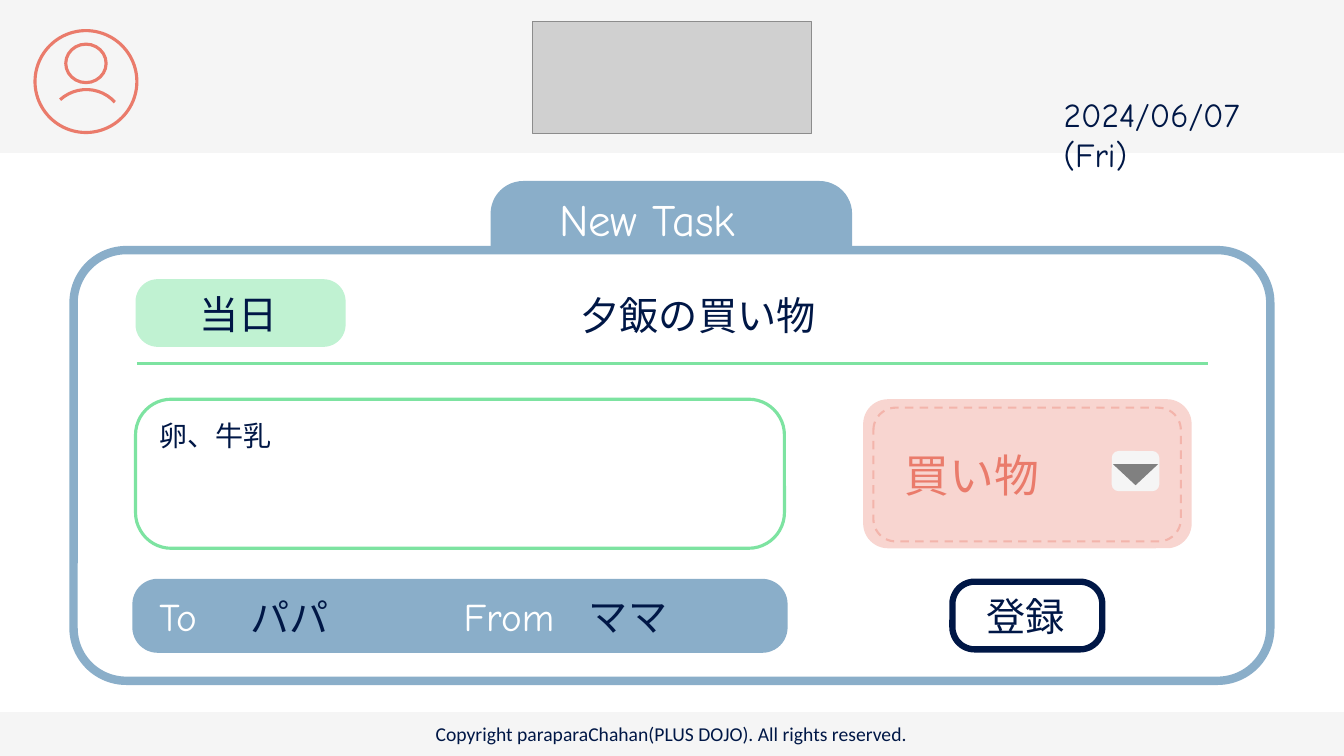
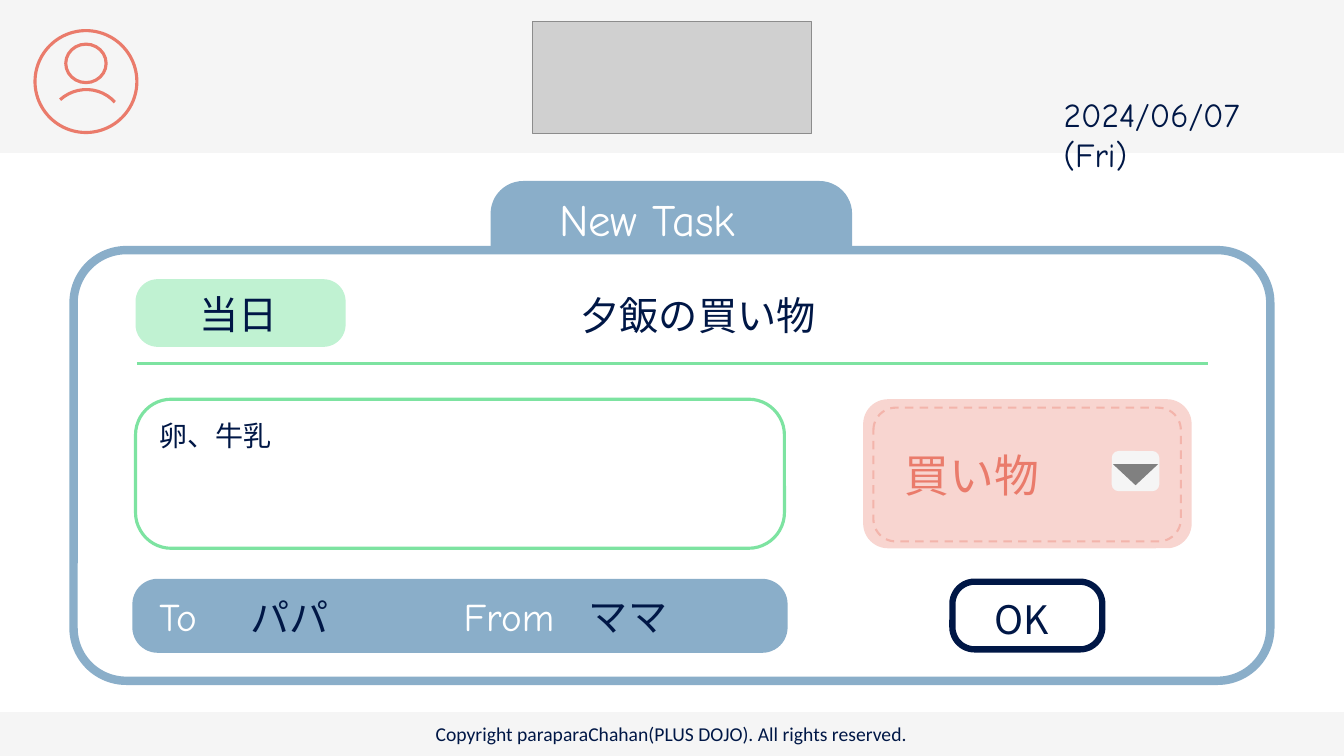
Before and after one commit to plusdojo2024/C2, a slide deck: slide 38 of doc/13_外部設計/famiLink 画面デザイン.pptx (slide 34 before the commit). Drawn at 1344x756 pixels with LibreOffice and Linux fonts; fonts in the diff are those of the drawing; grey boxes stand for pictures. Boxes give left, top, right and bottom in pixels: in the first picture for what was removed or moved away, otherwise in the second. Text is boxed around its words. In the diff, an @@ line names an element or a change of style, - is before the commit and + after.

```diff
--- a/doc/13_外部設計/famiLink 画面デザイン.pptx
+++ b/doc/13_外部設計/famiLink 画面デザイン.pptx
@@ text removed at [986, 598, 1064, 634] @@
-登録
@@ text added at [995, 604, 1049, 635], 28 pt, text #001746 @@
+OK
```
Also in this commit, not shown: 17 other slides changed, 5 slides added, 1 slide removed.
